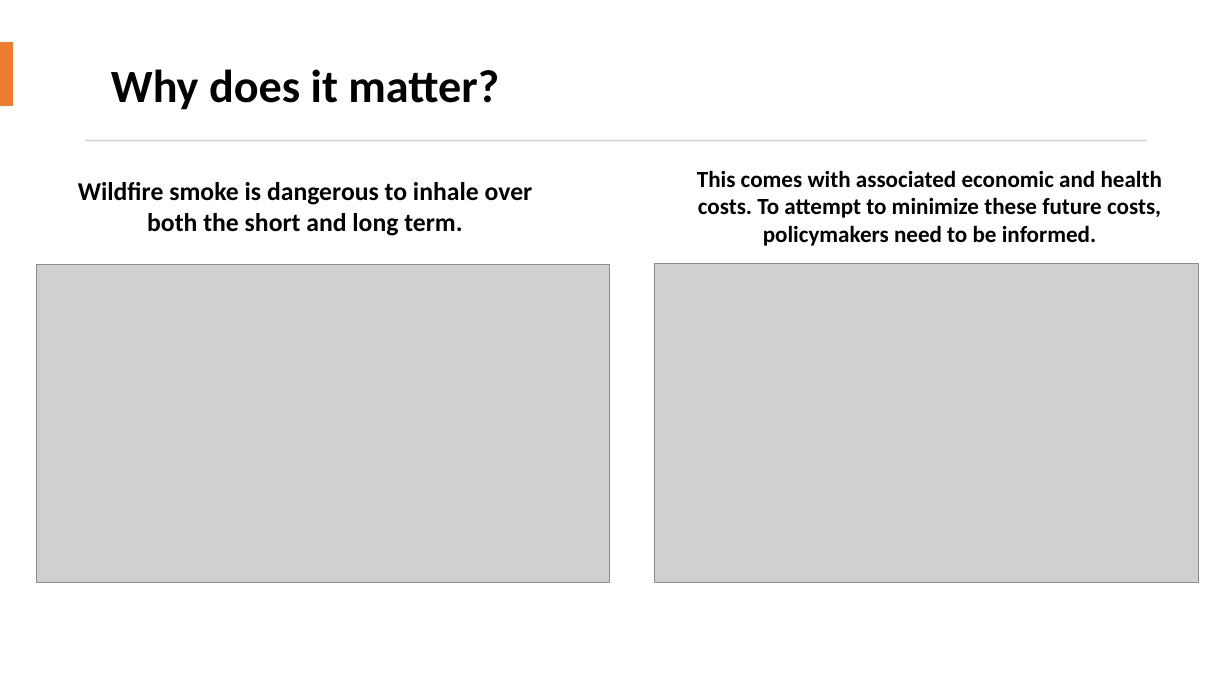
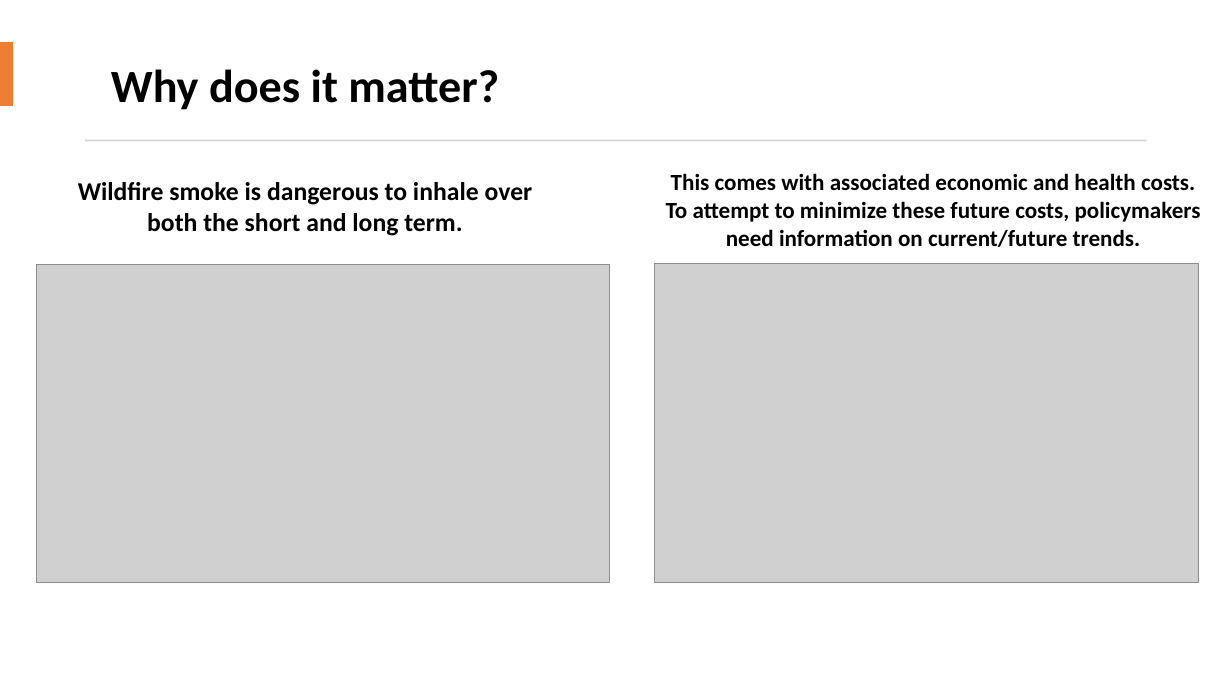
Before and after one commit to ZachBowyer/data-512-common_analysis, a slide deck: slide 3 of Reports/Presentation.pptx. Drawn at 1232x693 pixels with LibreOffice and Linux fonts; fonts in the diff are those of the drawing; grey boxes stand for pictures. Boxes give left, top, right and bottom in pixels: in the first picture for what was removed or moved away, otherwise in the second. Text is boxed around its words. In the diff, an @@ line names an element or a change of style, - is before the commit and + after.

Commit message:
modify presentation

```diff
--- a/Reports/Presentation.pptx
+++ b/Reports/Presentation.pptx
@@ text at (666,173,1201,247): text changed @@
-This comes with associated economic and health costs. To attempt to minimize these future costs, policymakers need to be informed.
+This comes with associated economic and health costs. To attempt to minimize these future costs, policymakers need information on current/future trends.
```
Also in this commit, not shown: 8 other slides changed, 1 other file.
